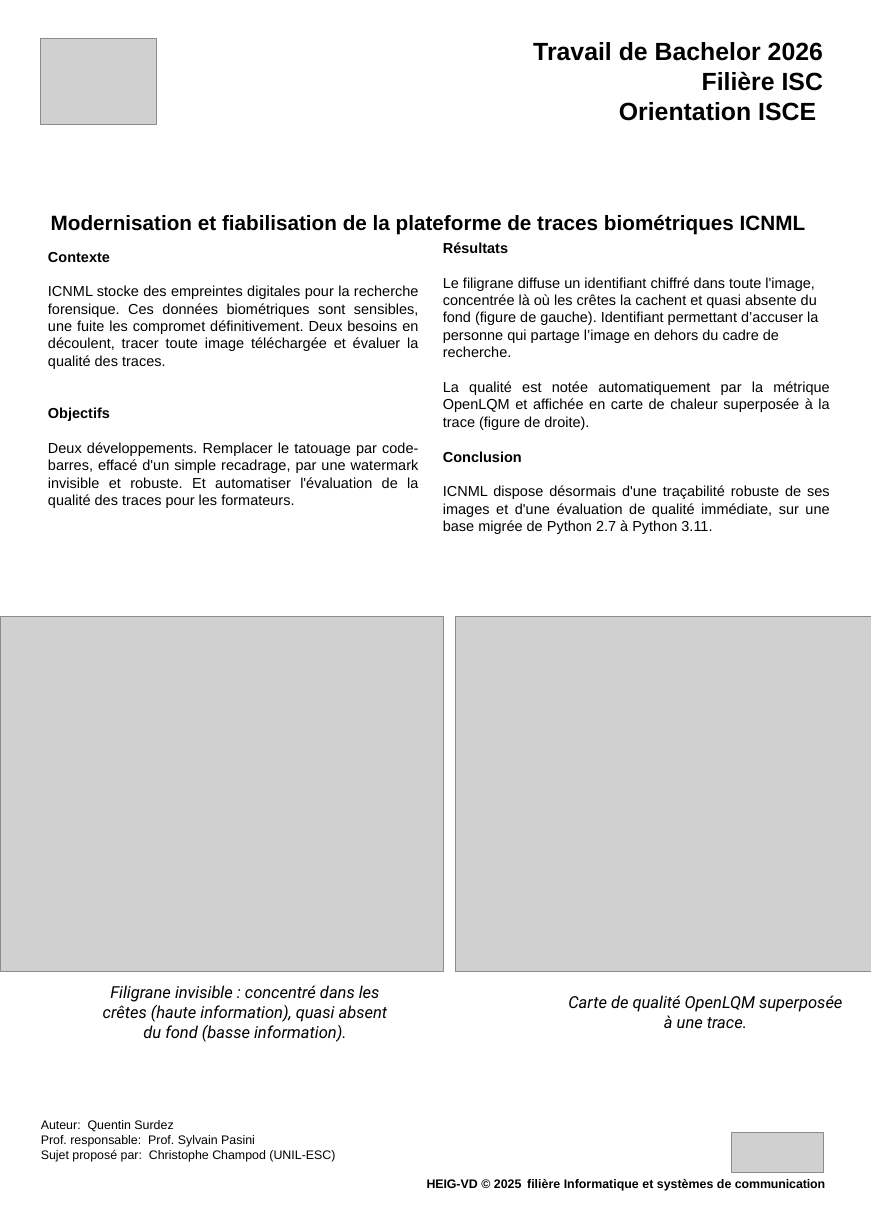
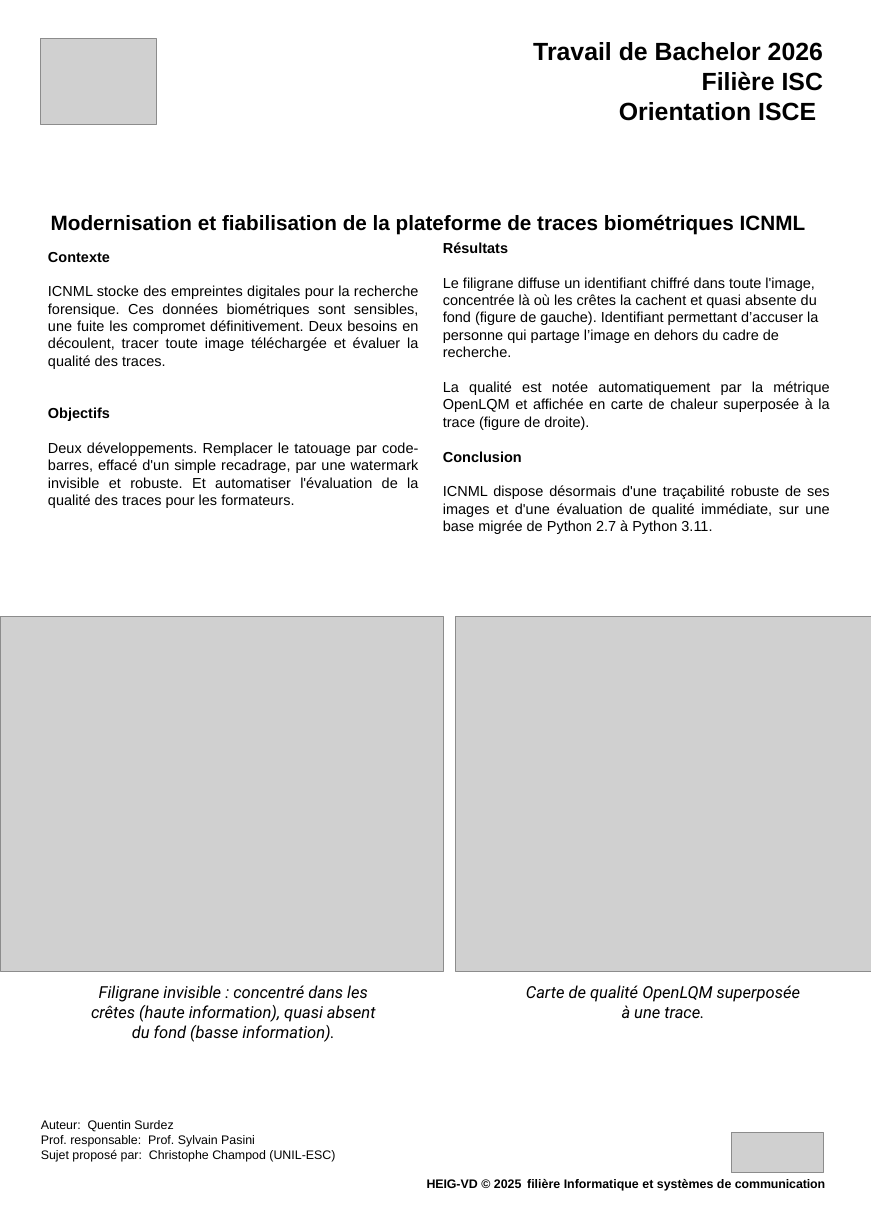
Before and after one commit to qsurdez-tb/report, a slide deck: slide 1 of bachelor_thesis/docs/TB_affiche_ICNML.pptx. Drawn at 871x1232 pixels with LibreOffice and Linux fonts; fonts in the diff are those of the drawing; grey boxes stand for pictures. Boxes give left, top, right and bottom in pixels: in the first picture for what was removed or moved away, otherwise in the second. Text is boxed around its words. In the diff, an @@ line names an element or a change of style, - is before the commit and + after.

Commit message:
fix: better alignment of texts

```diff
--- a/bachelor_thesis/docs/TB_affiche_ICNML.pptx
+++ b/bachelor_thesis/docs/TB_affiche_ICNML.pptx
@@ text "Filigrane invisible : concentré dans ...": place and size @@
-text "Filigrane invisible : concentré dans ..." at [103, 985, 388, 1042]
+text "Filigrane invisible : concentré dans ..." at [91, 985, 376, 1042]
@@ text "Carte de qualité OpenLQM superposée ...": place and size @@
-text "Carte de qualité OpenLQM superposée ..." at [568, 995, 842, 1028]
+text "Carte de qualité OpenLQM superposée ..." at [526, 985, 800, 1018]
```
